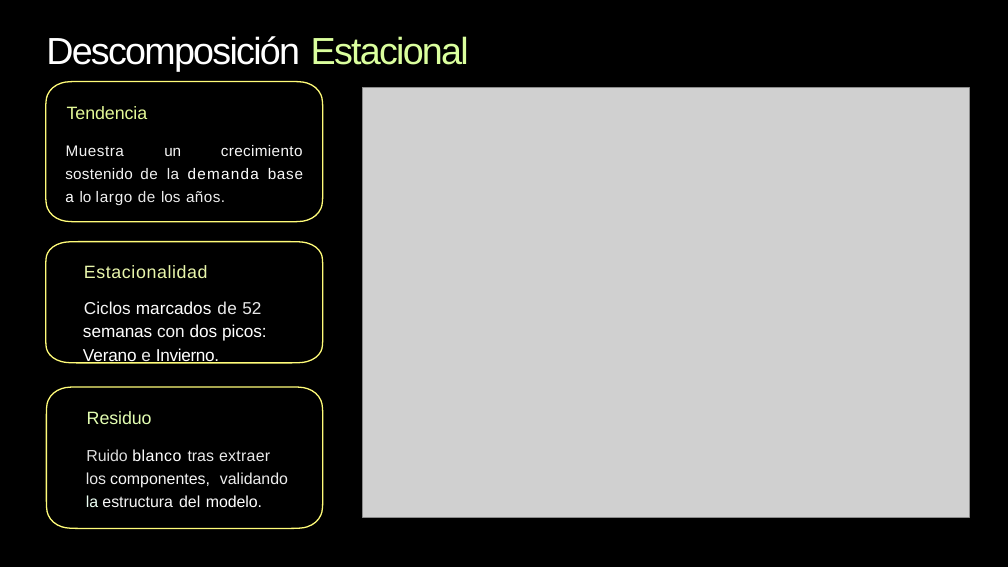
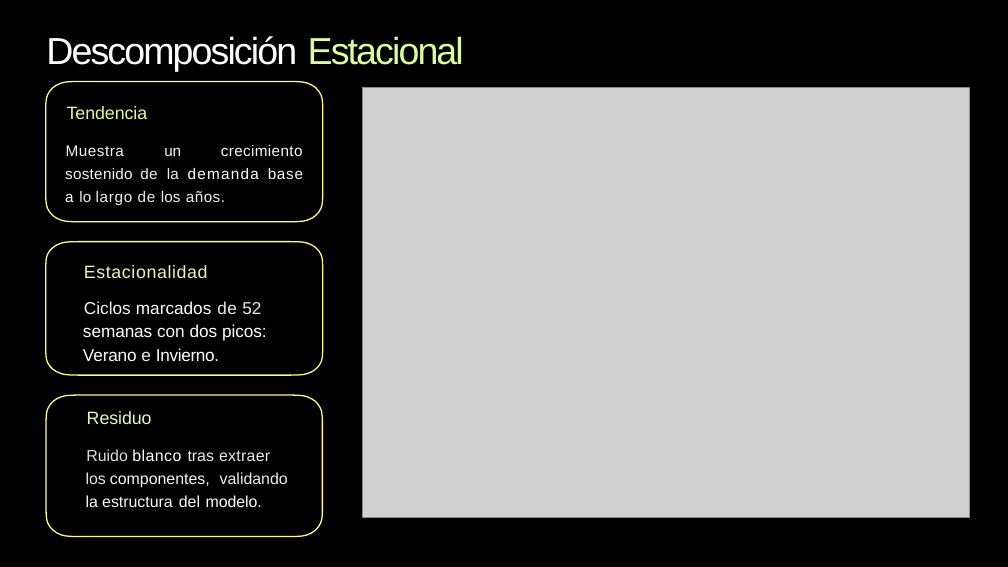
Before and after one commit to alexisbarnique/ceia-ast-tpf, a slide deck: slide 4 of Pronóstico de Demanda Eléctrica GBA.pptx. Drawn at 1008x567 pixels with LibreOffice and Linux fonts; fonts in the diff are those of the drawing; grey boxes stand for pictures. Boxes give left, top, right and bottom in pixels: in the first picture for what was removed or moved away, otherwise in the second. Text is boxed around its words. In the diff, an @@ line names an element or a change of style, - is before the commit and + after.

```diff
--- a/Pronóstico de Demanda Eléctrica GBA.pptx
+++ b/Pronóstico de Demanda Eléctrica GBA.pptx
@@ title "Descomposición Estacional" at <box>46,36,464,71</box>: size 59.1 to 59 pt, letter spacing -2.7 to -3 pt @@
@@ freeform shape: place and size @@
-freeform shape at <box>46,242,323,363</box>
+freeform shape at <box>46,242,323,375</box>
@@ freeform shape: place and size @@
-freeform shape at <box>46,387,323,528</box>
+freeform shape at <box>46,395,322,536</box>
@@ text "Ruido blanco tras extraer los ..." at <box>86,449,288,507</box>: indent changed @@
```
Also in this commit, not shown: 9 other slides changed.
